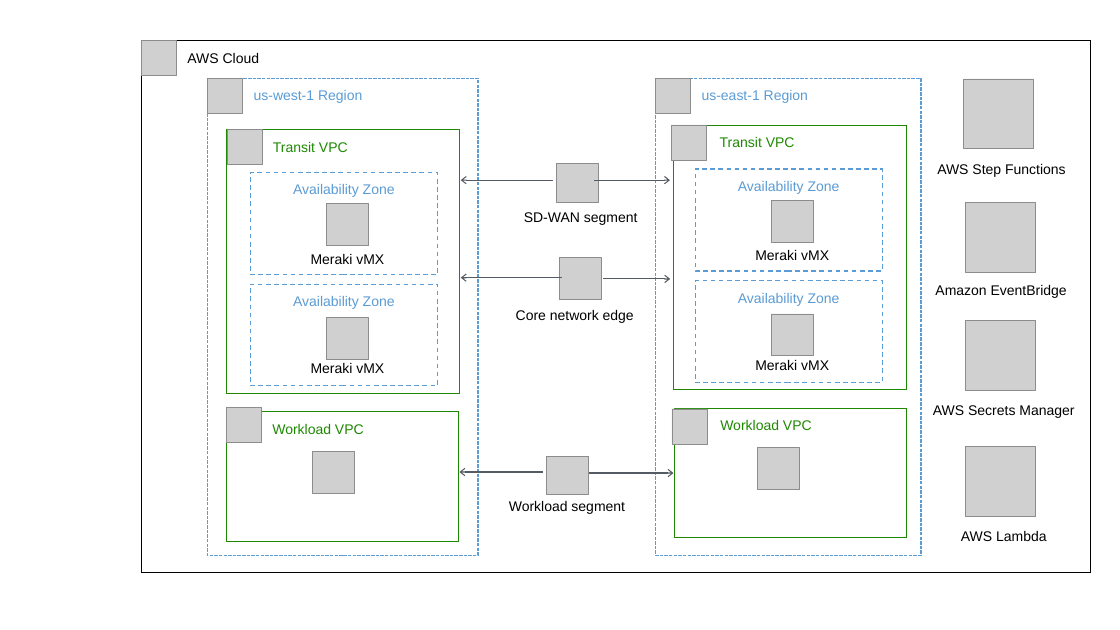
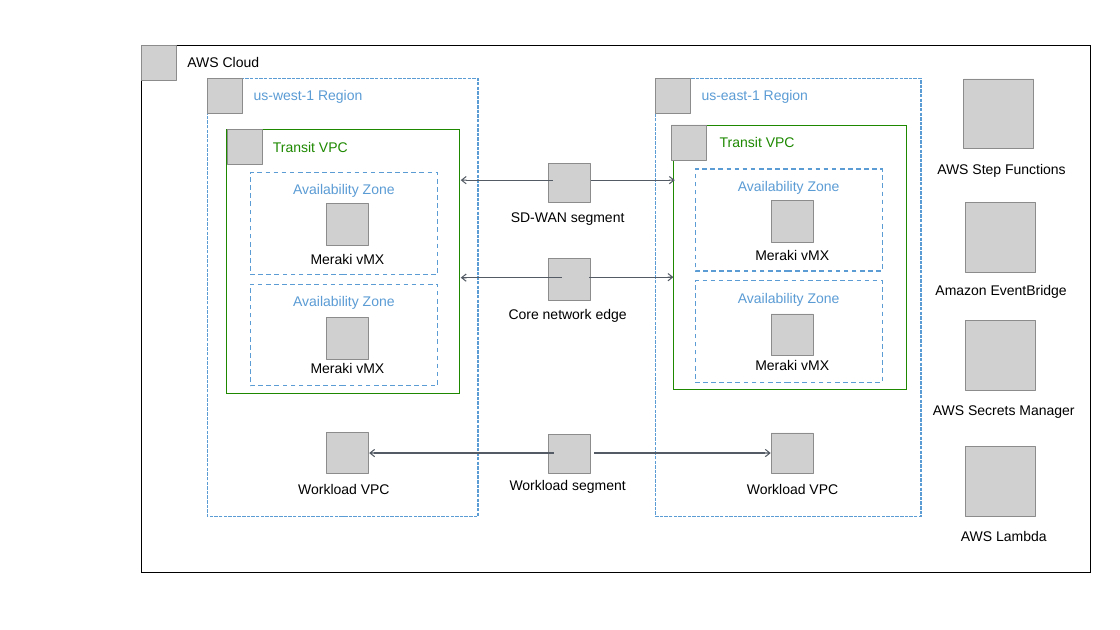
Before and after one commit to aws-quickstart/quickstart-cisco-meraki-vmx-cloudwan, a slide deck: slide 1 of docs/deployment_guide/images/cisco-meraki-vmx-cloud-wan-architecture-diagram.pptx. Drawn at 1120x630 pixels with LibreOffice and Linux fonts; fonts in the diff are those of the drawing; grey boxes stand for pictures. Boxes give left, top, right and bottom in pixels: in the first picture for what was removed or moved away, otherwise in the second. Text is boxed around its words. In the diff, an @@ line names an element or a change of style, - is before the commit and + after.

```diff
--- a/docs/deployment_guide/images/cisco-meraki-vmx-cloud-wan-architecture-diagram.pptx
+++ b/docs/deployment_guide/images/cisco-meraki-vmx-cloud-wan-architecture-diagram.pptx
@@ rectangle "AWS Cloud": place and size @@
-rectangle "AWS Cloud" at [141, 40, 1091, 572]
+rectangle "AWS Cloud" at [141, 45, 1091, 572]
@@ picture: place and size @@
-picture at [141, 40, 176, 76]
+picture at [141, 45, 176, 81]
@@ rectangle "us-west-1 Region": place and size @@
-rectangle "us-west-1 Region" at [208, 78, 478, 555]
+rectangle "us-west-1 Region" at [208, 78, 478, 516]
@@ rectangle "us-east-1 Region": place and size @@
-rectangle "us-east-1 Region" at [655, 78, 921, 555]
+rectangle "us-east-1 Region" at [655, 78, 921, 516]
@@ picture: place and size @@
-picture at [556, 164, 598, 202]
+picture at [549, 164, 591, 202]
@@ text "SD-WAN segment": place and size @@
-text "SD-WAN segment" at [524, 212, 638, 225]
+text "SD-WAN segment" at [511, 212, 625, 225]
@@ arrow moved from (595, 180) - (670, 180) to (591, 180) - (675, 180) @@
@@ picture: place and size @@
-picture at [560, 258, 602, 300]
+picture at [549, 259, 591, 301]
@@ arrow moved from (603, 279) - (670, 279) to (590, 277) - (674, 277) @@
@@ text "Core network edge": place and size @@
-text "Core network edge" at [516, 310, 634, 323]
+text "Core network edge" at [509, 309, 627, 322]
@@ picture removed at [226, 408, 261, 443] @@
@@ picture removed at [672, 409, 707, 444] @@
@@ picture added at [327, 433, 369, 473] @@
@@ picture: place and size @@
-picture at [547, 456, 589, 495]
+picture at [549, 434, 591, 473]
@@ picture removed at [758, 448, 800, 490] @@
@@ picture added at [771, 433, 813, 473] @@
@@ text "Workload VPC": place and size @@
-text "Workload VPC" at [226, 412, 459, 542]
+text "Workload VPC" at [298, 484, 390, 494]
@@ text "Workload VPC" at [298, 484, 390, 494]: text colour #1E8900 to #000000; alignment left to centre; outline #1E8900 1 pt to none @@
@@ picture removed at [313, 451, 355, 493] @@
@@ arrow moved from (460, 472) - (544, 472) to (370, 453) - (555, 453) @@
@@ text "Workload segment": place and size @@
-text "Workload segment" at [509, 501, 625, 514]
+text "Workload segment" at [510, 480, 626, 493]
@@ arrow moved from (590, 473) - (674, 473) to (595, 453) - (771, 453) @@
@@ text "Workload VPC" at [747, 484, 838, 494]: text colour #1E8900 to #000000; alignment left to centre; outline #1E8900 1 pt to none @@
@@ text "Workload VPC": place and size @@
-text "Workload VPC" at [675, 408, 907, 539]
+text "Workload VPC" at [747, 484, 838, 494]
```
Also in this commit, not shown: 2 other files.
